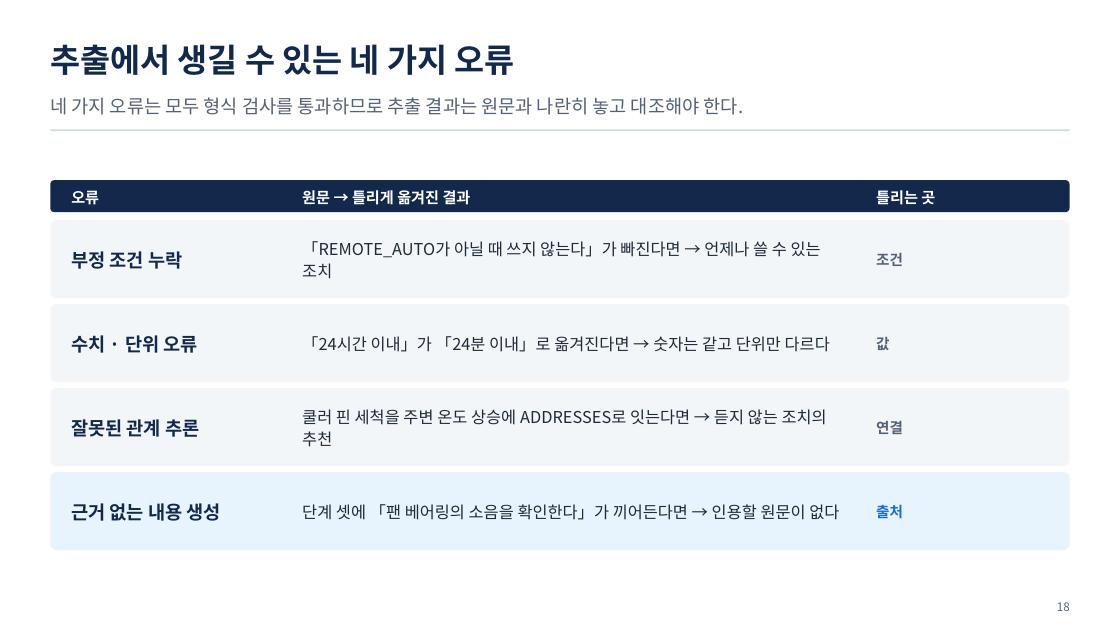
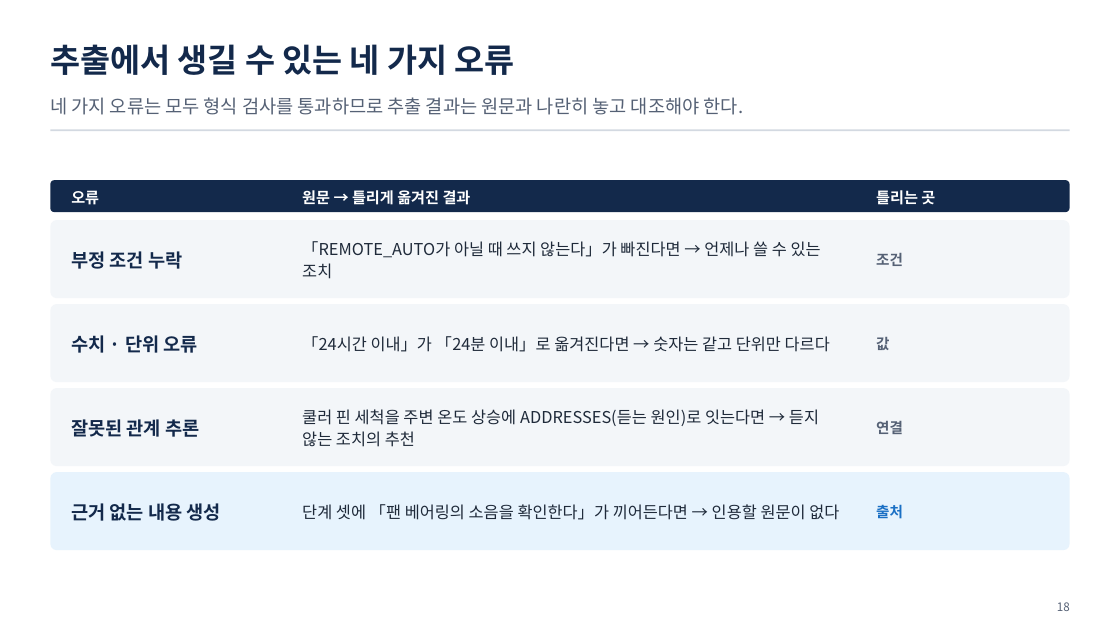
Before and after one commit to uengine-oss/hyd-iot-edu, a slide deck: slide 18 of docs/교재/통합반/04일차/통합반_04일차.pptx. Drawn at 1120x630 pixels with LibreOffice and Linux fonts; fonts in the diff are those of the drawing. Boxes give left, top, right and bottom in pixels: in the first picture for what was removed or moved away, otherwise in the second. Text is boxed around its words. In the diff, an @@ line names an element or a change of style, - is before the commit and + after.

```diff
--- a/docs/교재/통합반/04일차/통합반_04일차.pptx
+++ b/docs/교재/통합반/04일차/통합반_04일차.pptx
@@ text at (302,409,819,447): text changed @@
-쿨러 핀 세척을 주변 온도 상승에 ADDRESSES로 잇는다면 → 듣지 않는 조치의 추천
+쿨러 핀 세척을 주변 온도 상승에 ADDRESSES(듣는 원인)로 잇는다면 → 듣지 않는 조치의 추천
```
Also in this commit, not shown: 10 other slides changed, 23 other files.
